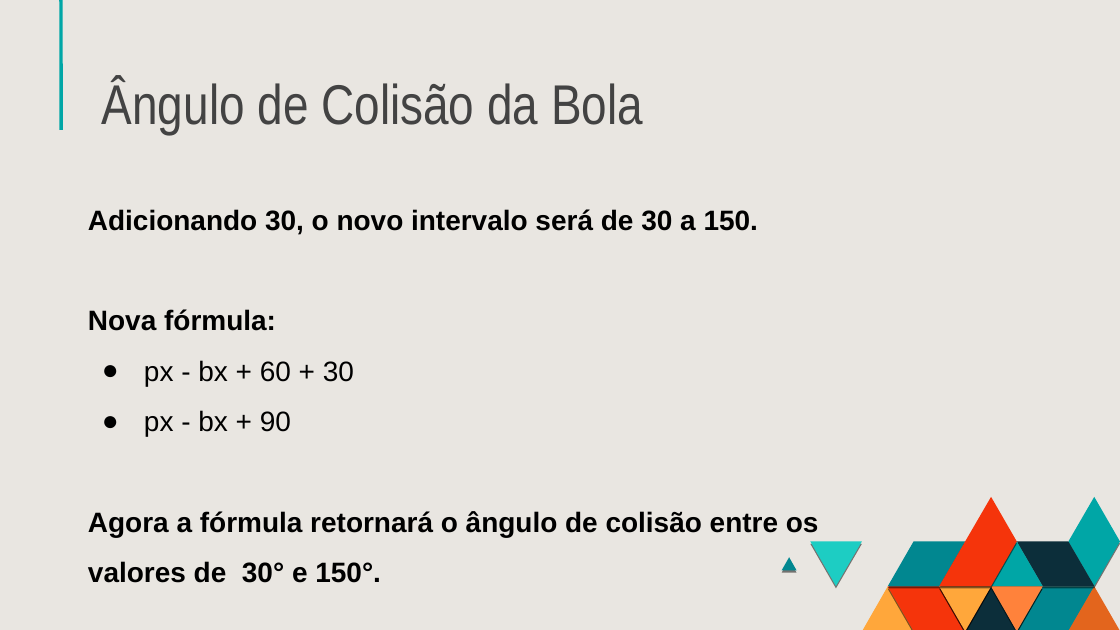
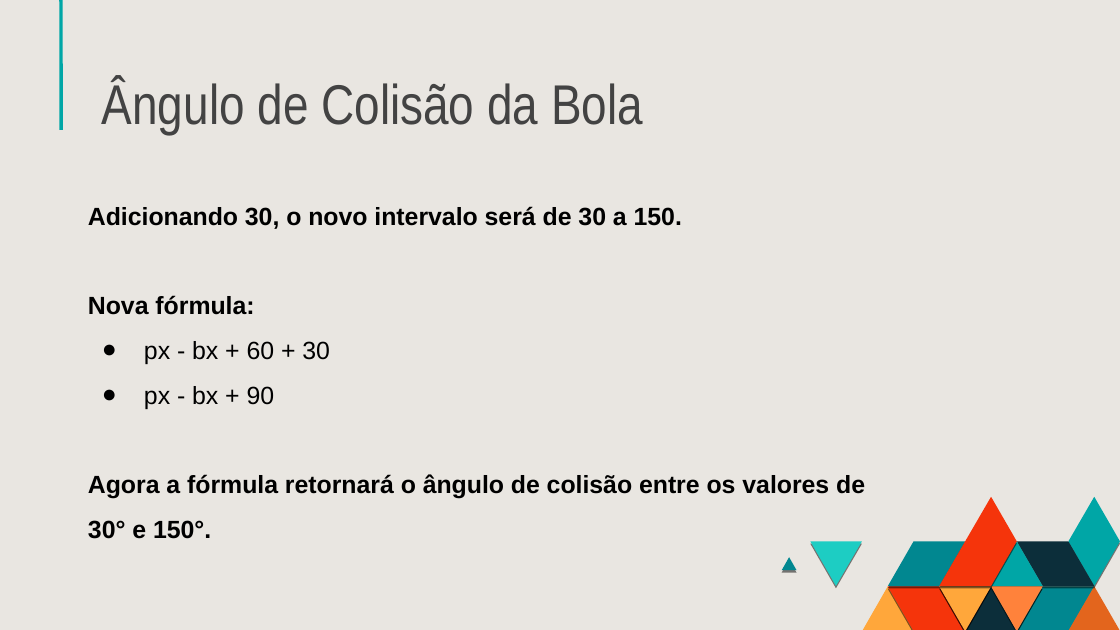
Before and after one commit to gasmartin/breakout-game, a slide deck: slide 8 of BreakoutGame.odp (slide 10 before the commit). Drawn at 1120x630 pixels with LibreOffice and Linux fonts; fonts in the diff are those of the drawing. Boxes give left, top, right and bottom in pixels: in the first picture for what was removed or moved away, otherwise in the second. Text is boxed around its words. In the diff, an @@ line names an element or a change of style, - is before the commit and + after.

```diff
--- a/BreakoutGame.odp
+++ b/BreakoutGame.odp
@@ text "Adicionando 30, o novo intervalo ..." at (88, 206, 865, 539): size 18 to 16 pt @@
```
Also in this commit, not shown: 14 other slides changed, 2 slides removed.
